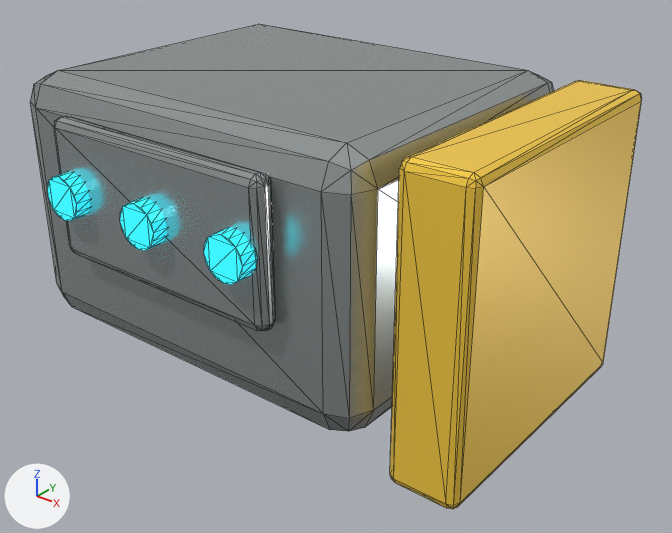
Before and after pictures for a commit that changed the glTF model assets/models/items/item-copper-ore/item-copper-ore_variant_b.glb.
Before and after are seen from a 50 mm camera at (0.684, -0.779, 0.707) aimed at (0.079, -0.023, 0.238). Lighting does not change. The marker at lower left points along +X, +Y and +Z. The first picture is the older version. Mesh edges are drawn as thin lines. Objects named as collision shapes, trigger or cutter boxes, shadow casters or lower levels of detail are left out. Where no turn or scale is listed for an object, it has been applied to the vertices.

Names of what the first picture shows: 'Component faceplate', 'Component housing', 'Face indicator', 'Face indicator.001', 'Face indicator.002', 'Variant reinforcement'.
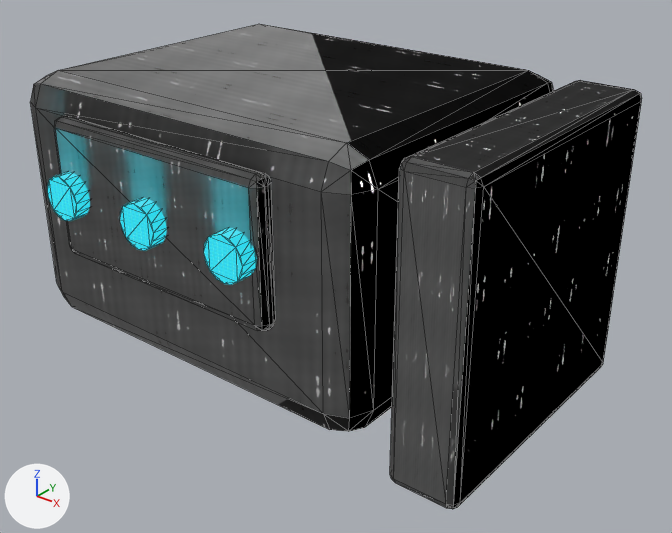
The newer file is also turned or shifted as a whole; pictures and numbers use the older file's frame.

Boxes (x1, y1, x2, y2) around the edits, measured in the pictures (672 x 533 px):
'Component housing', surface changed (light grey to grey)
    both: (30, 24, 554, 431)
'Variant reinforcement', surface changed (yellow to black)
    both: (390, 80, 642, 509)
'Component faceplate', surface changed (darker)
    both: (54, 116, 276, 331)
'Face indicator.002', surface changed
    both: (204, 228, 257, 285)
'Face indicator.001', surface changed
    both: (120, 198, 167, 251)
'Face indicator', surface changed
    both: (47, 172, 90, 221)

What changed in the scene script:
```text
Add img_metal_albedo:
    img_metal_albedo = load_image('metal_albedo', '_unpacked/metal_albedo', 256, 256, 'sRGB')
Add img_metal_height:
    img_metal_height = load_image('metal_height', '_unpacked/metal_height', 256, 256, 'Non-Color')
Add img_metal_roughness_001:
    img_metal_roughness_001 = load_image('metal_roughness.001', '_unpacked/metal_roughness.001', 256, 256, 'Non-Color')
Add img_glass_roughness:
    img_glass_roughness = load_image('glass_roughness', '_unpacked/glass_roughness', 256, 256, 'Non-Color')
Add img_glass_height:
    img_glass_height = load_image('glass_height', '_unpacked/glass_height', 256, 256, 'Non-Color')
Add img_glass_albedo:
    img_glass_albedo = load_image('glass_albedo', '_unpacked/glass_albedo', 256, 256, 'sRGB')
Add img_metal_roughness:
    img_metal_roughness = load_image('metal_roughness', '_unpacked/metal_roughness', 256, 256, 'Non-Color')
Change mat_item_brushed_metal:
    remove # nodes: BsdfPrincipled, OutputMaterial
    remove # colours: light grey #b8bfbf
    nodes: BsdfPrincipled, Math, NormalMap, OutputMaterial, SeparateColor, TexImage x3
    uses the picture img_metal_albedo
    uses the picture img_metal_height
    uses the picture img_metal_roughness
Change mat_item_cyan_emission:
    remove # nodes: BsdfPrincipled, OutputMaterial
    remove # colours: cyan #27b8c8, cyan #2fd6e9
    nodes: BsdfPrincipled, Math, NormalMap, OutputMaterial, SeparateColor, TexImage x3
    colours: cyan #2fd6e9
    uses the picture img_glass_albedo
    uses the picture img_glass_height
    uses the picture img_glass_roughness
Change mat_item_safety_yellow:
    remove # nodes: BsdfPrincipled, OutputMaterial
    remove # colours: yellow #ffd345
    nodes: BsdfPrincipled, Math, NormalMap, OutputMaterial, SeparateColor, TexImage x3
    uses the picture img_metal_albedo
    uses the picture img_metal_height
    uses the picture img_metal_roughness_001
```
